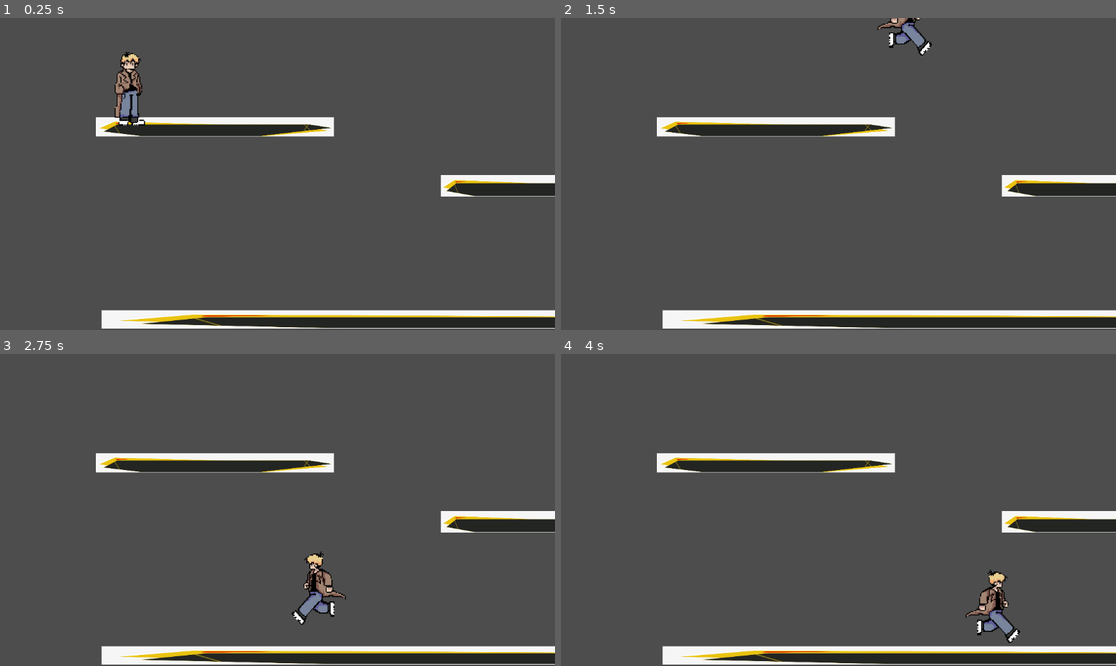
Above: before the commit, frames 1-4 (two rows, left to right).
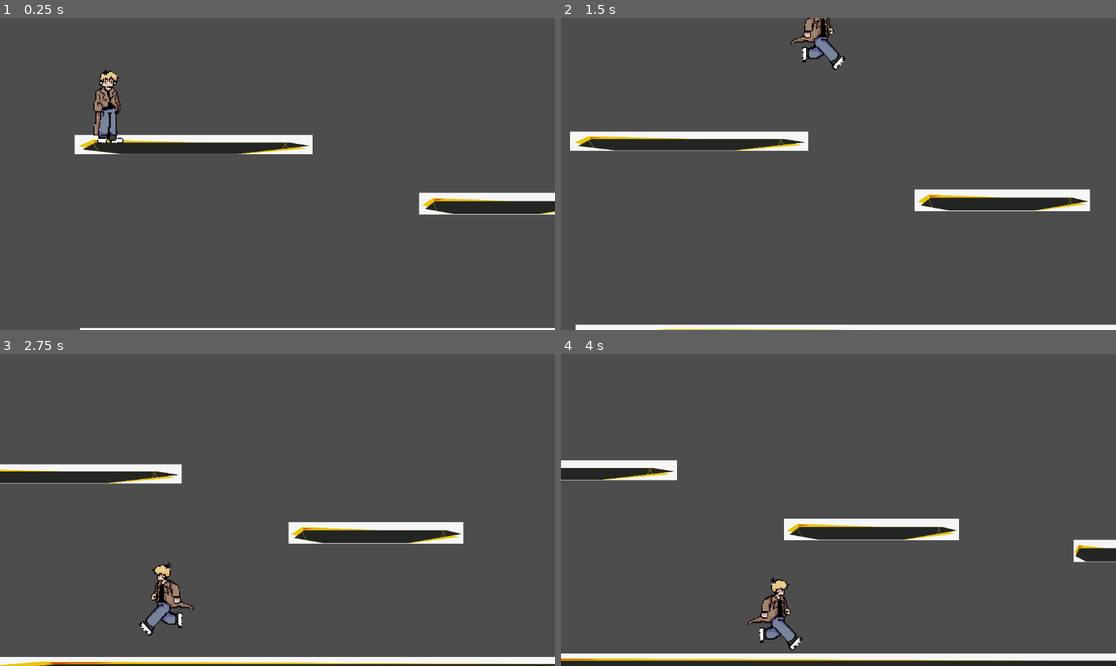
Above: after the commit, the same moments.

Repository: FelAnk/Game-Projekt
Game: Godot game, scene res://level.tscn
Two runs of this game, one before a commit and one after it. Both use one fixed random seed, a clock stepped at 60 frames per second and the inputs below.
Inputs:
- Up to frame 1 (0.25 s): no input
- Up to frame 2 (1.5 s): hold D (move_right) from 0.53 s (still down); tap Space (jump) at 0.77 s
- Up to frame 3 (2.75 s): tap Space (jump) at 1.52 s; release D (move_right) at 2.03 s; hold A (move_left) from 2.03 s (still down)
- Up to frame 4 (4 s): release A (move_left) at 2.78 s; hold D (move_right) from 2.78 s (still down); tap Space (jump) at 3.02, 3.77 s

The runs differ from the first frame. In frame 1, 14% of the frame differs, in the area x 13-100%, y 10-100%; in frame 2, 15%; in frame 3, 15%; in frame 4, 15%, in the area x 0-100%, y 31-100%.
Error before the commit: Invalid access to property or key 'progress_ratio' on a base object of type 'null instance'. (res://level.gd:6)

Commit message:
Camera movement!

Diff:
--- a/Player/player.gd
+++ b/Player/player.gd
@@ -4,6 +4,7 @@
 	GROUND,
 	JUMP,
 	FALL,
+	DEATH
 	}
 
 @export_category("Jump")
@@ -49,6 +50,8 @@
 			process_jump_state(delta)
 		State.FALL:
 			process_fall_state(delta)
+		State.DEATH:
+			process_death_state(delta)
 
 	velocity.y += current_gravity * delta
 	velocity.y = minf(velocity.y, max_fall_speed)
@@ -99,6 +102,9 @@
 	if is_on_floor():
 		_transition_to_state(State.GROUND)
 
+func process_death_state(delta: float) -> void:
+	pass
+
 
 func _transition_to_state(new_state : State) -> void:
 	var previous_state := current_state
--- a/level.gd
+++ b/level.gd
@@ -1,6 +1,7 @@
 extends Node2D
 
-@onready var pathFollow = %CameraPath/PathFollow2d
+@onready var path_follow_2d: PathFollow2D = %PathFollow2D
 
 func _process(delta: float) -> void:
-	print(pathFollow.progress_ratio)
+	#print(path_follow_2d.progress_ratio)
+	path_follow_2d.progress_ratio += 0.05 * delta
--- a/level.tscn
+++ b/level.tscn
@@ -10,9 +10,9 @@
 [sub_resource type="Curve2D" id="Curve2D_vonw3"]
 bake_interval = 0.01
 _data = {
-"points": PackedVector2Array(0, 0, 0, 0, 9, 81, 0, 0, 0, 0, 1020, 231, 0, 0, 0, 0, 2180, 217)
+"points": PackedVector2Array(0, 0, 0, 0, 7, 73, 0, 0, 0, 0, 746, 112, 0, 0, 0, 0, 1512, 138, 0, 0, 0, 0, 2182, 181)
 }
-point_count = 3
+point_count = 4
 
 [node name="Level" type="Node2D"]
 script = ExtResource("1_oi3di")
@@ -93,12 +93,14 @@
 position = Vector2(156, 12)
 
 [node name="CameraPath" type="Path2D" parent="."]
+unique_name_in_owner = true
 position = Vector2(36, 31)
 curve = SubResource("Curve2D_vonw3")
 
 [node name="PathFollow2D" type="PathFollow2D" parent="CameraPath"]
-position = Vector2(9, 81)
-rotation = 0.147293
+unique_name_in_owner = true
+position = Vector2(7, 73)
+rotation = 0.0527251
 
 [node name="Camera2D" type="Camera2D" parent="CameraPath/PathFollow2D"]
 position = Vector2(342, 169)
